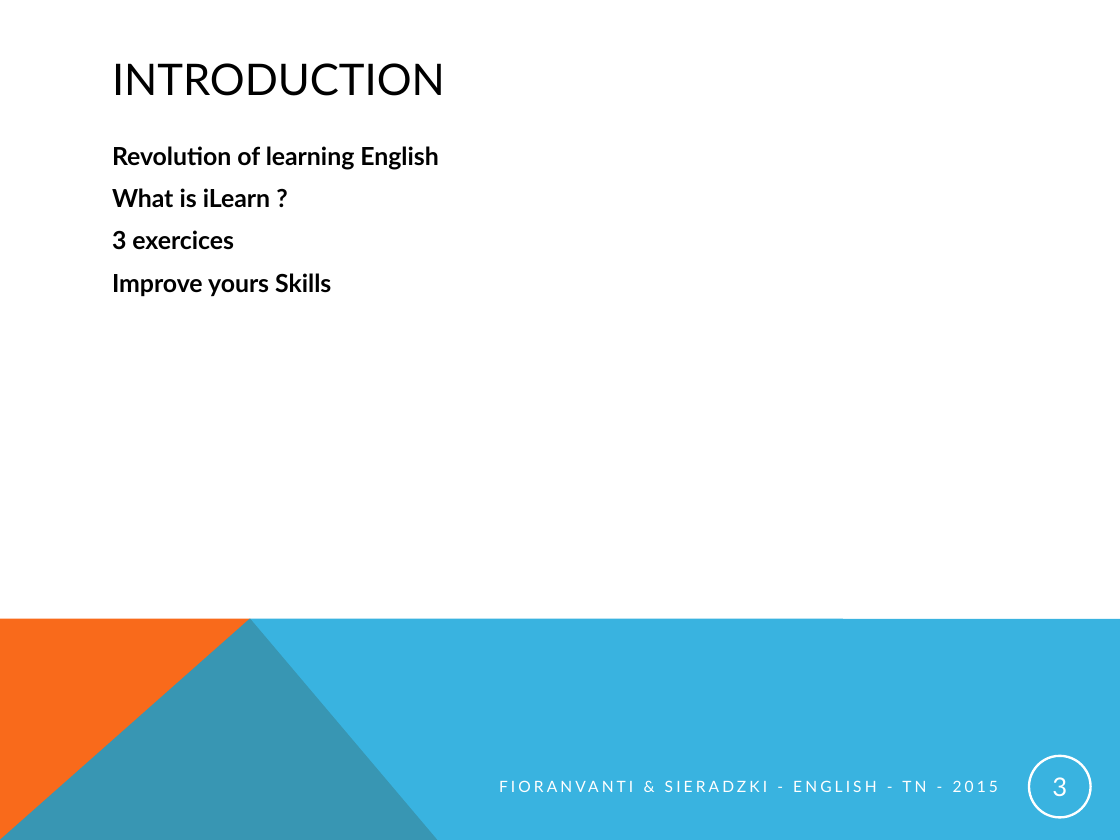
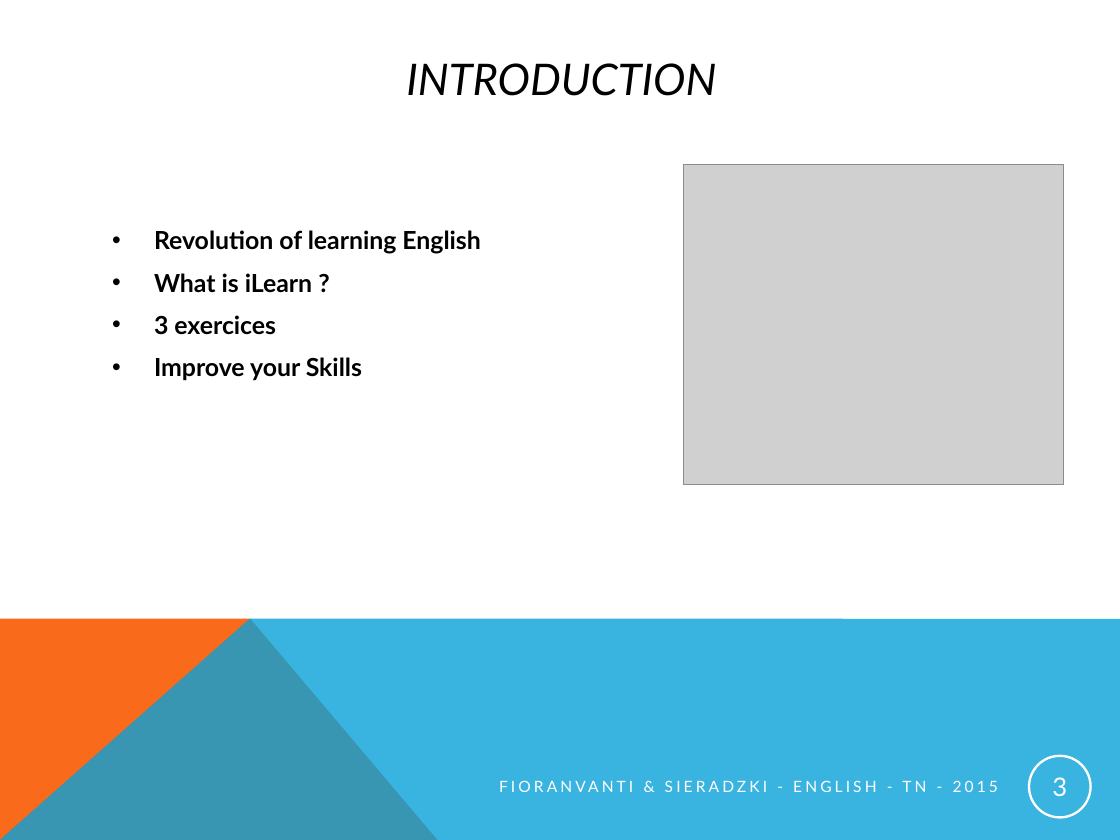
Before and after one commit to pINKmUNster/Projet_Anglais, a slide deck: slide 3 of English_presentation_project.pptx. Drawn at 1120x840 pixels with LibreOffice and Linux fonts; fonts in the diff are those of the drawing; grey boxes stand for pictures. Boxes give left, top, right and bottom in pixels: in the first picture for what was removed or moved away, otherwise in the second. Text is boxed around its words. In the diff, an @@ line names an element or a change of style, - is before the commit and + after.

```diff
--- a/English_presentation_project.pptx
+++ b/English_presentation_project.pptx
@@ title "INTRODUCTION" at [406, 63, 716, 96]: italic on; alignment left to centre @@
@@ picture added at [683, 165, 1063, 485] @@
@@ text at [154, 230, 480, 335]: bullet none to • @@
@@ text at [154, 357, 362, 381]: text changed @@
-Improve yours Skills
+• Improve your Skills
```
Also in this commit, not shown: 7 other slides changed.
